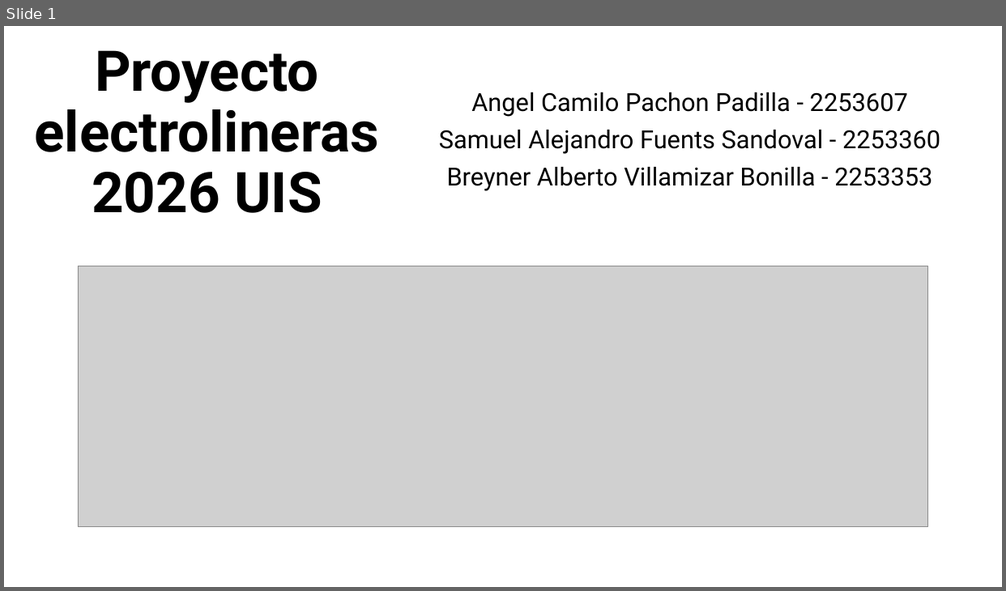
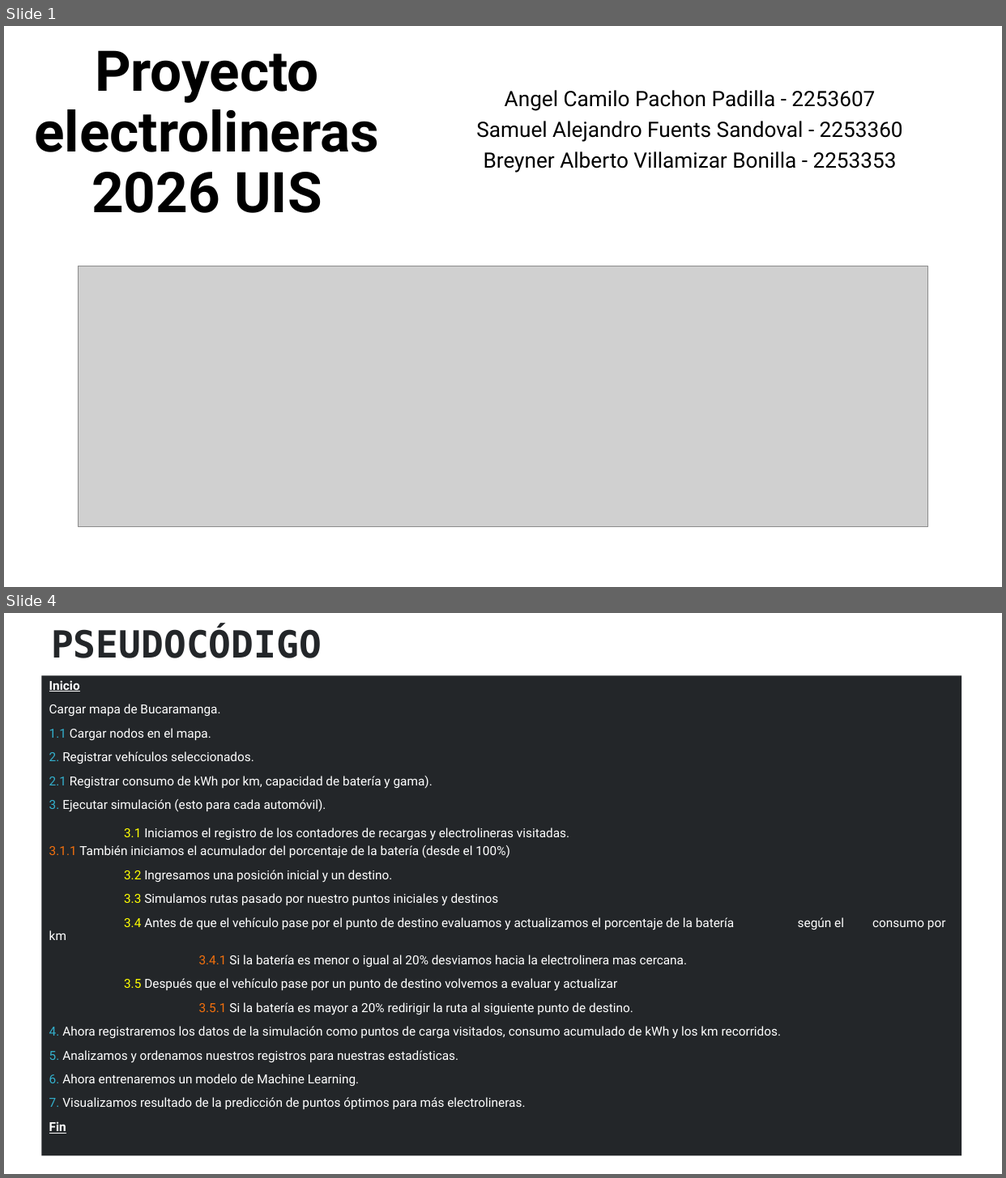
Before and after one commit to Comal2/Proyecto-electrolineras-2026-UIS, a slide deck: documentos/Presentacion_28.pptx. Shown one above the other, each under a label of ours: slide 1 before the commit, slides 1 and 4 after it; the slides between them are not shown. The pictures are 1006x591 and 1006x1178 pixels, drawn with LibreOffice and Linux fonts; fonts in the diff are those of the drawing; grey boxes stand for pictures. Boxes give left, top, right and bottom in pixels: in the first picture for what was removed or moved away, otherwise in the second. Text is boxed around its words. In the diff, an @@ line names an element or a change of style, - is before the commit and + after.

Commit message:
Actualizar archivo Presentacion_28.pptx

```diff
--- a/documentos/Presentacion_28.pptx
+++ b/documentos/Presentacion_28.pptx
@@ slide 4 added at (4, 613, 1002, 1174), background #FFFFFF @@
@@ title added at (51, 629, 322, 658), 36 pt, text #232629, bold @@
+PSEUDOCÓDIGO
@@ text added at (41, 676, 961, 1157), fill #232629, 12 pt, text #FFFFFF @@
+Inicio
+Cargar mapa de Bucaramanga.
+1.1 Cargar nodos en el mapa.
+2. Registrar vehículos seleccionados.
+2.1 Registrar consumo de kWh por km, capacidad de batería y gama).
+3. Ejecutar simulación (esto para cada automóvil).
+3.1 Iniciamos el registro de los contadores de recargas y electrolineras visitadas. 3.1.1 También iniciamos el acumulador del porcentaje de la batería (desde el 100%)
+3.2 Ingresamos una posición inicial y un destino.
+3.3 Simulamos rutas pasado por nuestro puntos iniciales y destinos
+3.4 Antes de que el vehículo pase por el punto de destino evaluamos y actualizamos el porcentaje de la batería según el consumo por km
+3.4.1 Si la batería es menor o igual al 20% desviamos hacia la electrolinera mas cercana.
+3.5 Después que el vehículo pase por un punto de destino volvemos a evaluar y actualizar
+3.5.1 Si la batería es mayor a 20% redirigir la ruta al siguiente punto de destino.
+4. Ahora registraremos los datos de la simulación como puntos de carga visitados, consumo acumulado de kWh y los km recorridos.
+5. Analizamos y ordenamos nuestros registros para nuestras estadísticas.
+6. Ahora entrenaremos un modelo de Machine Learning.
+7. Visualizamos resultado de la predicción de puntos óptimos para más electrolineras.
+Fin
@@ slide 1 changed as well @@
@@ subtitle "Angel Camilo Pachon Padilla - ..." at (476, 90, 903, 173): size 24 to 20.4 pt; line spacing 0.9 to 0.8 @@
```
Also in this commit, not shown: 4 other slides added, 4 slides removed.
